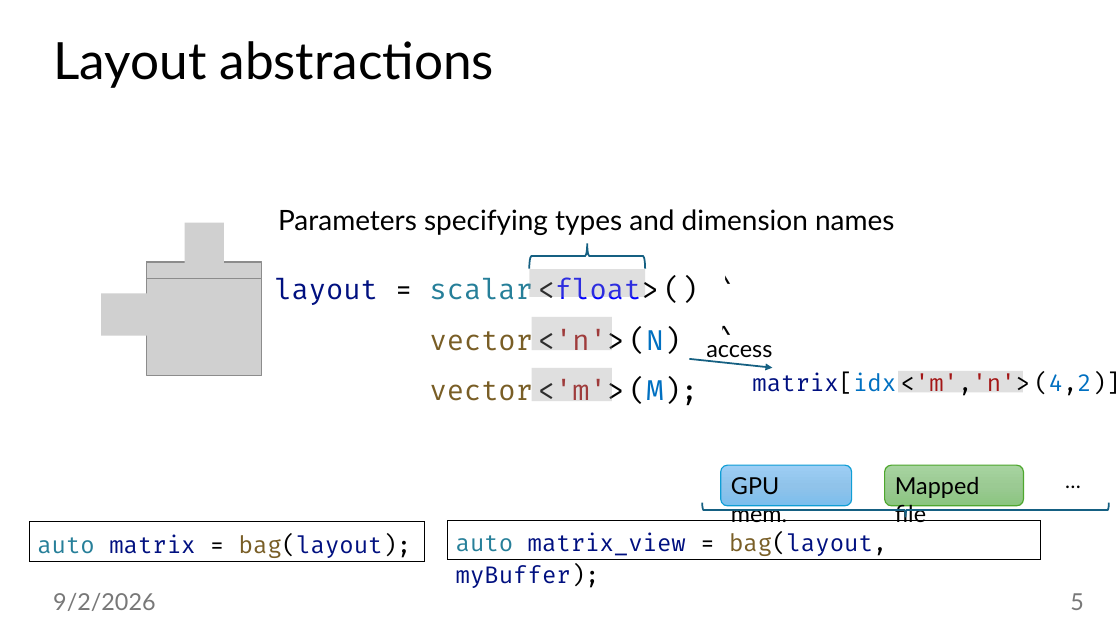
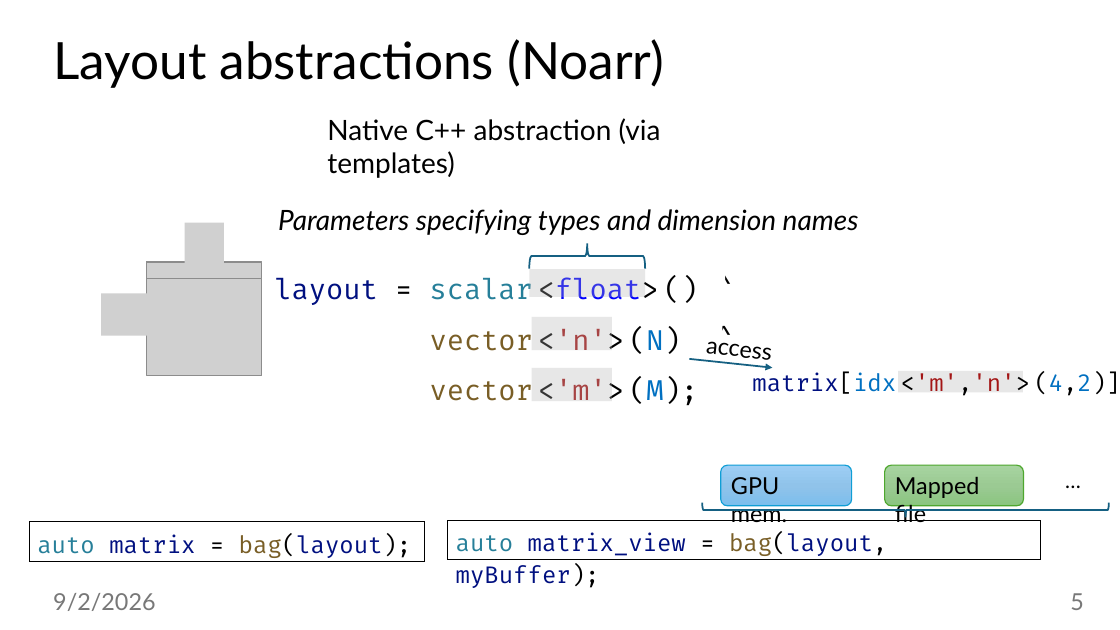
Before and after one commit to jiriklepl/phd-thesis, a slide deck: slide 5 of slides/Optimizing Memory Layouts and Traversal Orders in High-Performance Computing.pptx. Drawn at 1120x630 pixels with LibreOffice and Linux fonts; fonts in the diff are those of the drawing; grey boxes stand for pictures; background and template pictures are left out. Boxes give left, top, right and bottom in pixels: in the first picture for what was removed or moved away, otherwise in the second. Text is boxed around its words. In the diff, an @@ line names an element or a change of style, - is before the commit and + after.

```diff
--- a/slides/Optimizing Memory Layouts and Traversal Orders in High-Performance Computing.pptx
+++ b/slides/Optimizing Memory Layouts and Traversal Orders in High-Performance Computing.pptx
@@ title at (53, 39, 664, 88): text changed @@
-Layout abstractions
+Layout abstractions (Noarr)
@@ text added at (327, 118, 661, 178), 24 pt, text #000000 @@
+Native C++ abstraction (via templates)
@@ text "Parameters specifying types and dimension ..." at (278, 209, 859, 235): italic on @@
@@ text "access" at (696, 325, 792, 372): rotation 0 to 6 degrees @@
```
Also in this commit, not shown: 16 other slides changed.
